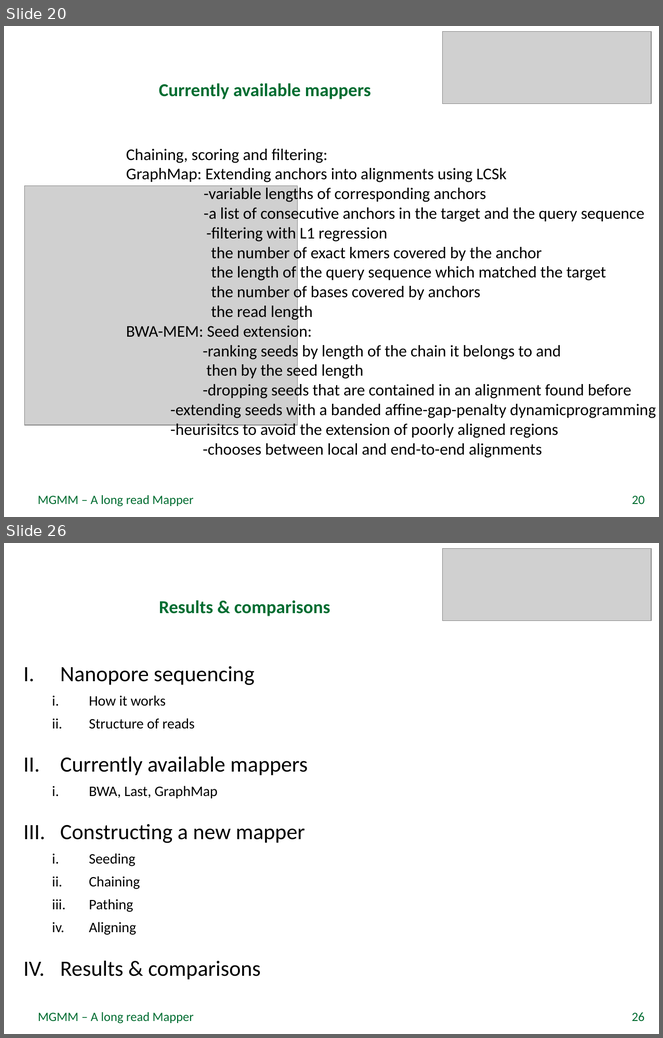
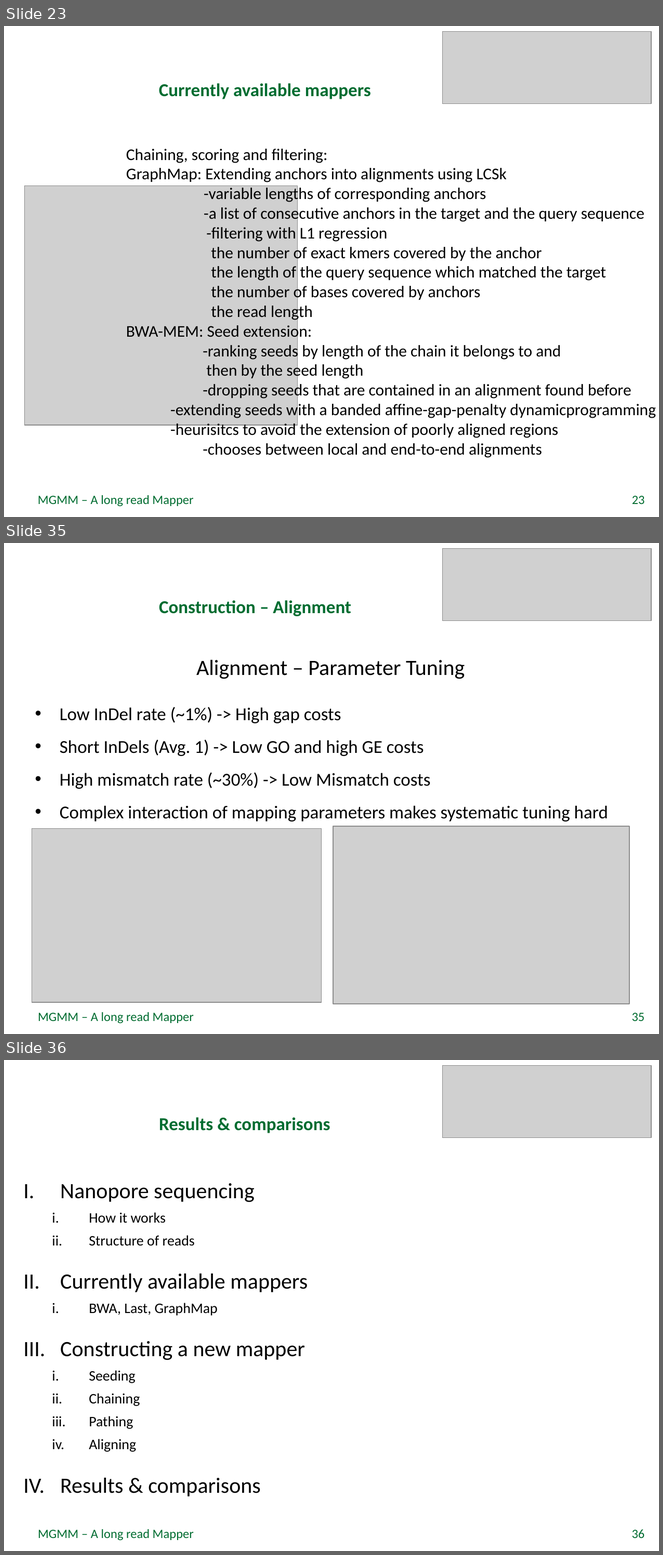
Before and after one commit to rfechtner/minions, a slide deck: Präsentation.pptx. Shown one above the other, each under a label of ours: slides 20 and 26 before the commit, slides 23, 35 and 36 after it; the slides between them are not shown. The pictures are 663x1038 and 663x1555 pixels, drawn with LibreOffice and Linux fonts; fonts in the diff are those of the drawing; grey boxes stand for pictures; background and template pictures are left out. Boxes give left, top, right and bottom in pixels: in the first picture for what was removed or moved away, otherwise in the second. Text is boxed around its words. In the diff, an @@ line names an element or a change of style, - is before the commit and + after.

```diff
--- a/Präsentation.pptx
+++ b/Präsentation.pptx
@@ slide 35 added at [4, 543, 659, 1034], background picture (left out) @@
@@ picture added at [442, 548, 651, 621] @@
@@ title added at [159, 600, 351, 616], 20 pt, text #006C30, bold @@
+Construction – Alignment
@@ text added at [196, 659, 465, 679], 24 pt, text #000000 @@
+Alignment – Parameter Tuning
@@ text added at [60, 707, 608, 822], 20 pt, text #000000 @@
+• Low InDel rate (~1%) -> High gap costs
+• Short InDels (Avg. 1) -> Low GO and high GE costs
+• High mismatch rate (~30%) -> Low Mismatch costs
+• Complex interaction of mapping parameters makes systematic tuning hard
@@ picture added at [32, 828, 322, 1003] @@
@@ picture added at [333, 827, 629, 1004] @@
@@ text added at [38, 1013, 194, 1024], 14 pt, text #006C30 @@
+MGMM – A long read Mapper
@@ page number added at [632, 1013, 645, 1021], 14 pt, text #006C30 @@
+35
@@ what was slide 20 is now slide 23 @@
@@ page number at [632, 496, 645, 504]: text changed @@
-20
+23
@@ what was slide 26 is now slide 36 @@
@@ page number at [632, 1530, 645, 1538]: text changed @@
-26
+36
```
Also in this commit, not shown: 8 slides changed, 14 other slides added, 1 other file.
